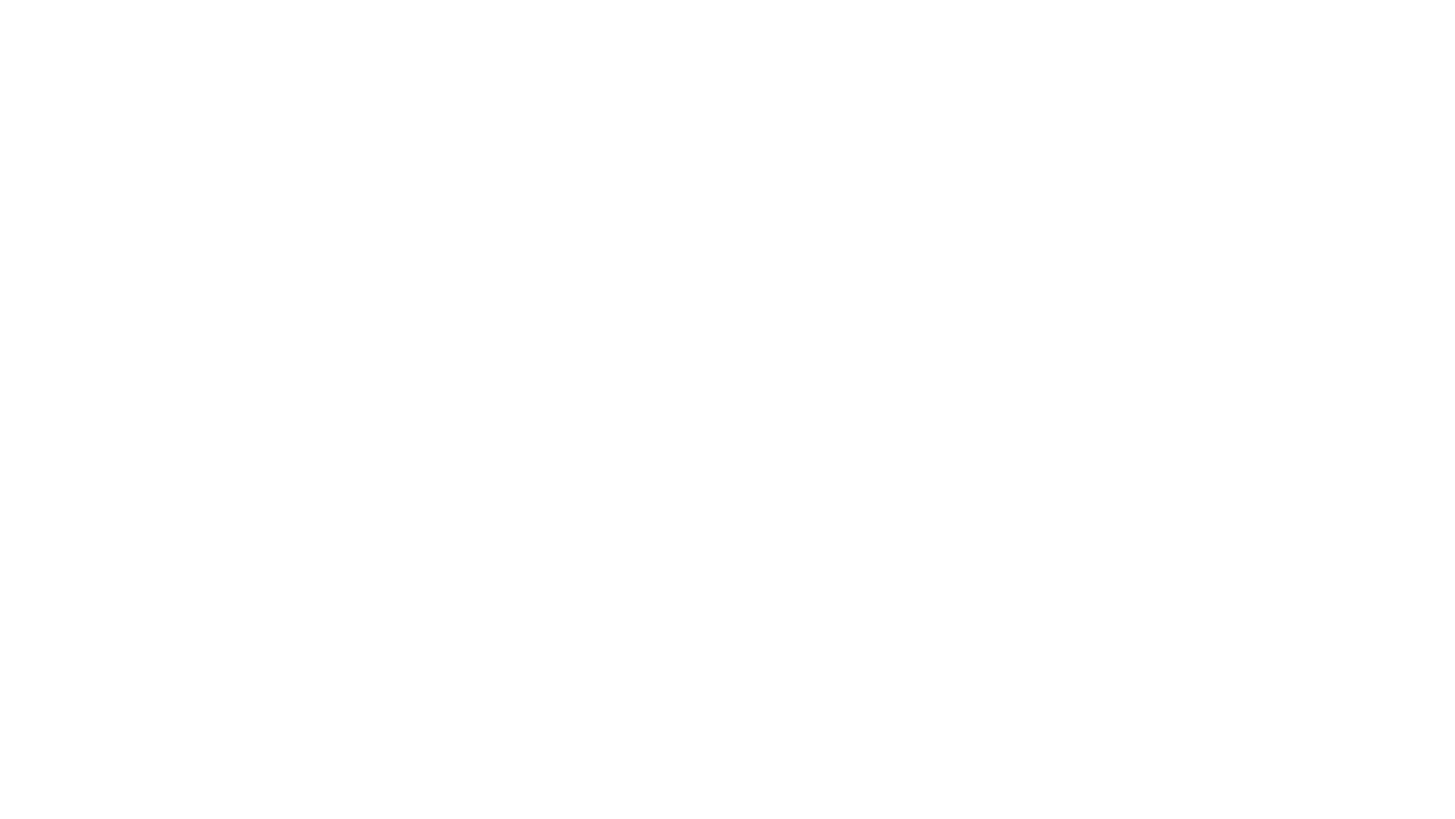
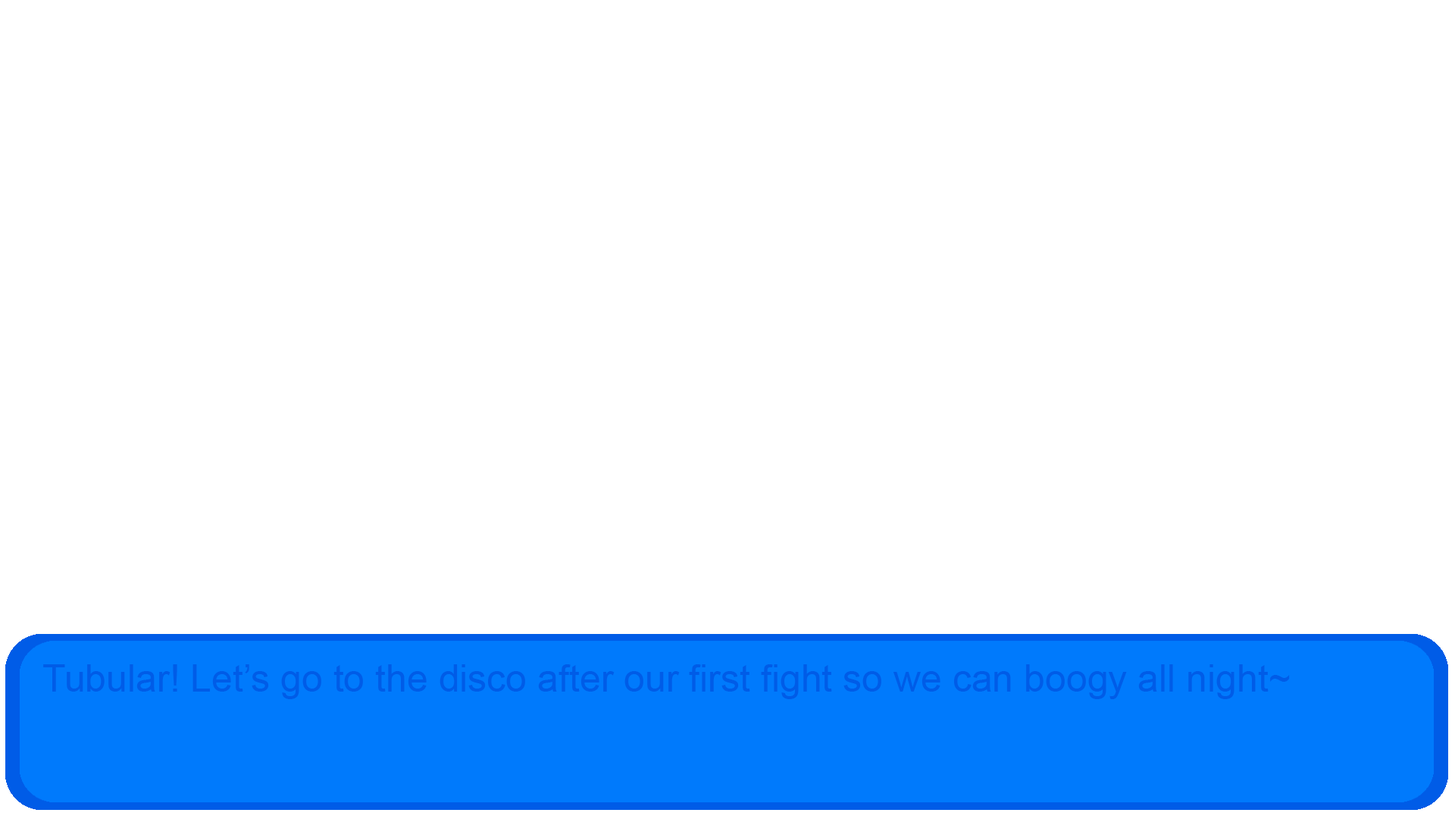
Revision of a layered (1455, 819) image; what changed, layer by layer:
showed group "Text Boxes" (6 layers) over [5, 633, 1449, 810]
added layer "Convo 4" in group "Gal 1" over [43, 663, 1291, 699]
